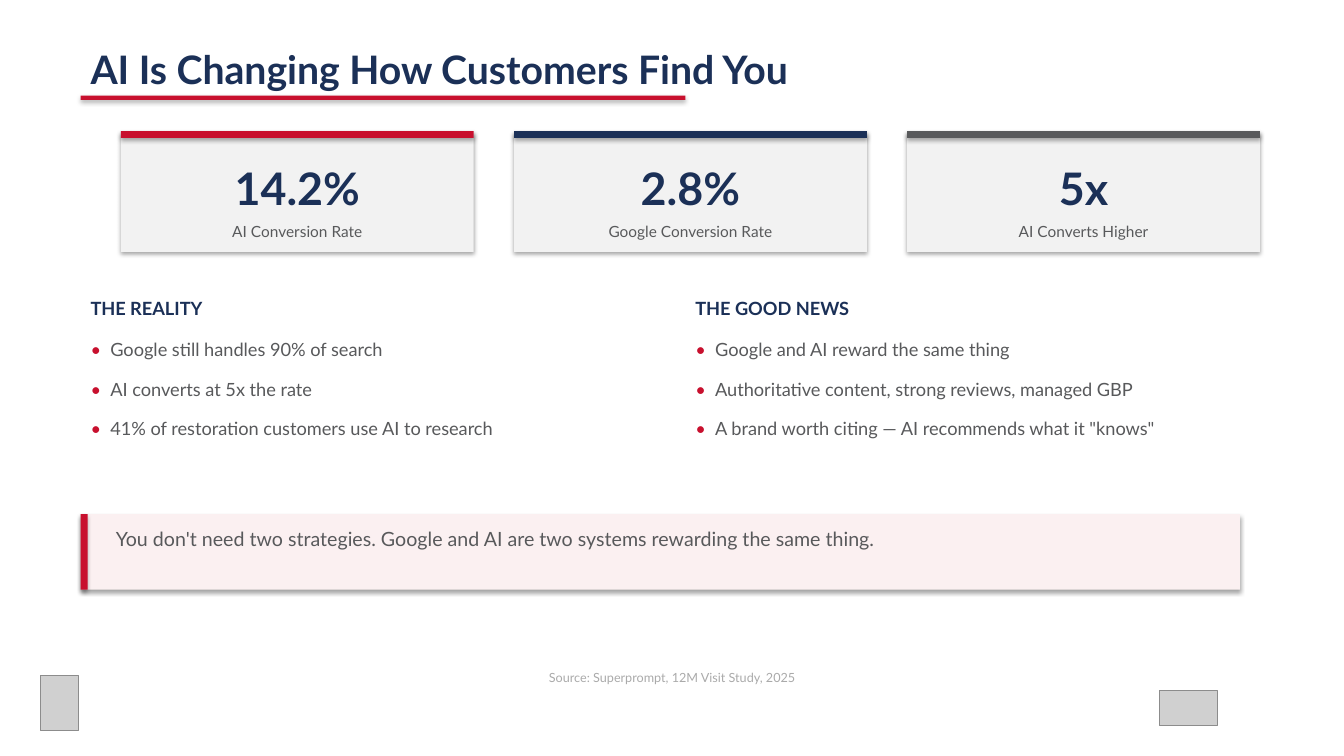
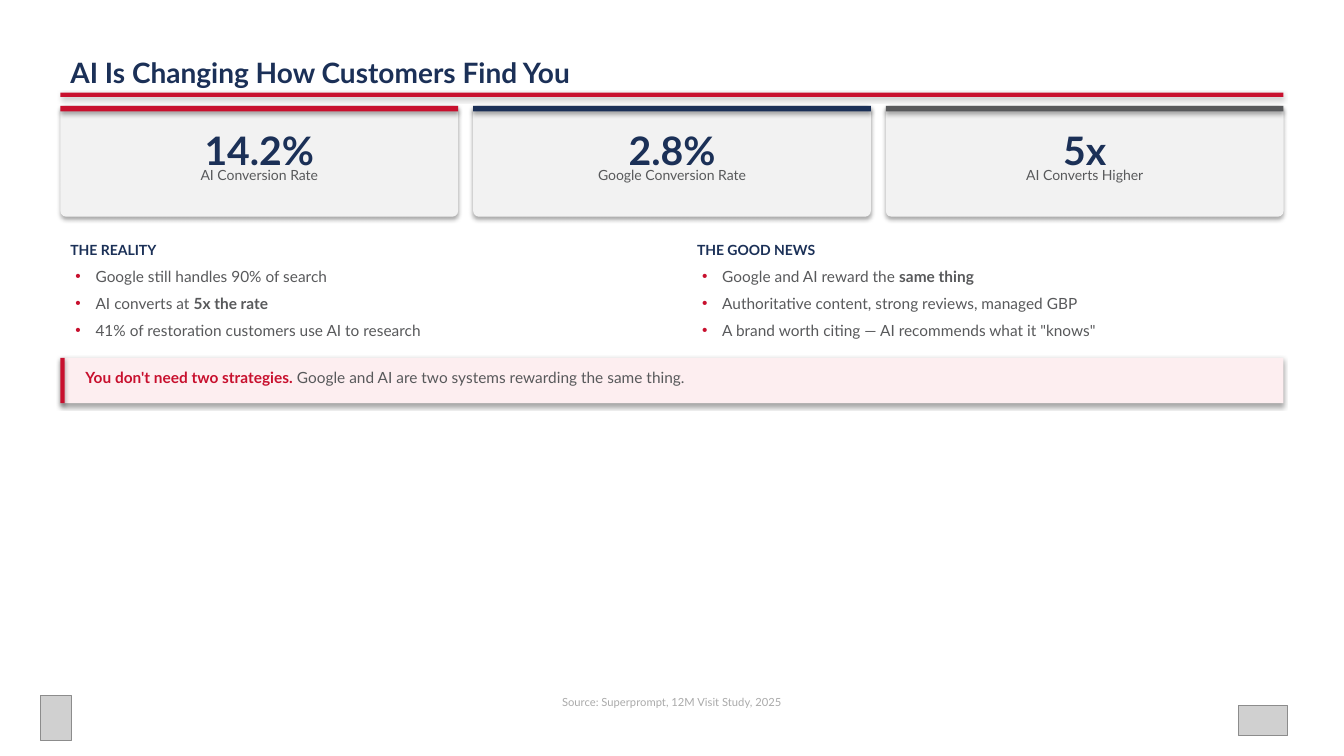
Before and after one commit to zach0589/rainbow-conference-2026, a slide deck: slide 7 of Rainbow_Conference_2026_Media_Mix.pptx. Drawn at 1344x756 pixels with LibreOffice and Linux fonts; fonts in the diff are those of the drawing; grey boxes stand for pictures. Boxes give left, top, right and bottom in pixels: in the first picture for what was removed or moved away, otherwise in the second. Text is boxed around its words. In the diff, an @@ line names an element or a change of style, - is before the commit and + after.

```diff
--- a/Rainbow_Conference_2026_Media_Mix.pptx
+++ b/Rainbow_Conference_2026_Media_Mix.pptx
@@ text "AI Is Changing How Customers ...": place and size @@
-text "AI Is Changing How Customers ..." at [91,55,788,91]
+text "AI Is Changing How Customers ..." at [70,62,570,88]
@@ text "AI Is Changing How Customers ..." at [70,62,570,88]: size 28 to 20 pt @@
@@ rectangle: place and size @@
-rectangle at [121,131,474,138]
+rectangle at [60,106,458,112]
@@ rectangle to rounded rectangle in 3 elements at [886,106,1284,217], [473,106,870,217], [60,106,458,217] @@
@@ rectangle: place and size @@
-rectangle at [81,96,686,100]
+rectangle at [60,93,1284,97]
@@ rounded rectangle: place and size @@
-rounded rectangle at [121,131,474,252]
+rounded rectangle at [60,106,458,217]
@@ rectangle: place and size @@
-rectangle at [514,131,867,138]
+rectangle at [473,106,870,112]
@@ rounded rectangle: place and size @@
-rounded rectangle at [514,131,867,252]
+rounded rectangle at [473,106,870,217]
@@ rectangle: place and size @@
-rectangle at [907,131,1260,138]
+rectangle at [886,106,1284,112]
@@ rounded rectangle: place and size @@
-rounded rectangle at [907,131,1260,252]
+rounded rectangle at [886,106,1284,217]
@@ size 32 to 28 pt in 3 elements at [1063,136,1106,172], [629,136,716,172], [205,136,315,172] @@
@@ text "14.2%": place and size @@
-text "14.2%" at [235,172,360,206]
+text "14.2%" at [205,136,315,172]
@@ text "2.8%": place and size @@
-text "2.8%" at [641,172,740,206]
+text "2.8%" at [629,136,716,172]
@@ text "5x": place and size @@
-text "5x" at [1059,172,1108,206]
+text "5x" at [1063,136,1106,172]
@@ size 11 to 10 pt in 3 elements at [1026,169,1143,183], [598,169,746,183], [201,170,318,180] @@
@@ text "AI Conversion Rate": place and size @@
-text "AI Conversion Rate" at [232,226,363,237]
+text "AI Conversion Rate" at [201,170,318,180]
@@ text "Google Conversion Rate": place and size @@
-text "Google Conversion Rate" at [609,225,772,240]
+text "Google Conversion Rate" at [598,169,746,183]
@@ text "AI Converts Higher": place and size @@
-text "AI Converts Higher" at [1019,225,1148,240]
+text "AI Converts Higher" at [1026,169,1143,183]
@@ text "THE REALITY": place and size @@
-text "THE REALITY" at [91,302,202,315]
+text "THE REALITY" at [70,245,157,255]
@@ text "THE REALITY" at [70,245,157,255]: size 13 to 10 pt @@
@@ text "THE GOOD NEWS" at [697,244,815,255]: size 13 to 10 pt @@
@@ text "THE GOOD NEWS": place and size @@
-text "THE GOOD NEWS" at [695,301,849,315]
+text "THE GOOD NEWS" at [697,244,815,255]
@@ text at [96,270,420,336]: text changed; size 13 to 11 pt @@
-• Google still handles 90% of search
-• AI converts at 5x the rate
-• 41% of restoration customers use AI to research
+• Google still handles 90% of search
+• AI converts at 5x the rate
+• 41% of restoration customers use AI to research
@@ text at [722,270,1095,339]: text changed; size 13 to 11 pt @@
-• Google and AI reward the same thing
-• Authoritative content, strong reviews, managed GBP
-• A brand worth citing — AI recommends what it "knows"
+• Google and AI reward the same thing
+• Authoritative content, strong reviews, managed GBP
+• A brand worth citing — AI recommends what it "knows"
@@ rectangle: place and size @@
-rectangle at [81,514,88,590]
+rectangle at [60,358,65,403]
@@ rectangle: place and size @@
-rectangle at [81,514,1240,590]
+rectangle at [60,358,1284,403]
@@ rectangle at [60,358,1284,403]: fill #FBF0F1 to #FDEEF0 @@
@@ text "You don't need two strategies. ...": place and size @@
-text "You don't need two strategies. ..." at [116,531,874,550]
+text "You don't need two strategies. ..." at [85,371,684,386]
@@ text "You don't need two strategies. ..." at [85,371,684,386]: size 14 to 11 pt; text colour #58595B to #C8102E, bold on in "You don't need two strategies." @@
@@ text "Source: Superprompt, 12M Visit Study, ...": place and size @@
-text "Source: Superprompt, 12M Visit Study, ..." at [549,673,795,684]
+text "Source: Superprompt, 12M Visit Study, ..." at [562,698,781,708]
@@ text "Source: Superprompt, 12M Visit Study, ..." at [562,698,781,708]: size 9 to 8 pt @@
@@ picture: place and size @@
-picture at [40,676,79,731]
+picture at [40,696,72,741]
@@ picture: place and size @@
-picture at [1159,691,1218,726]
+picture at [1238,706,1288,736]
```
Also in this commit, not shown: 14 other slides changed, 1 other file.
